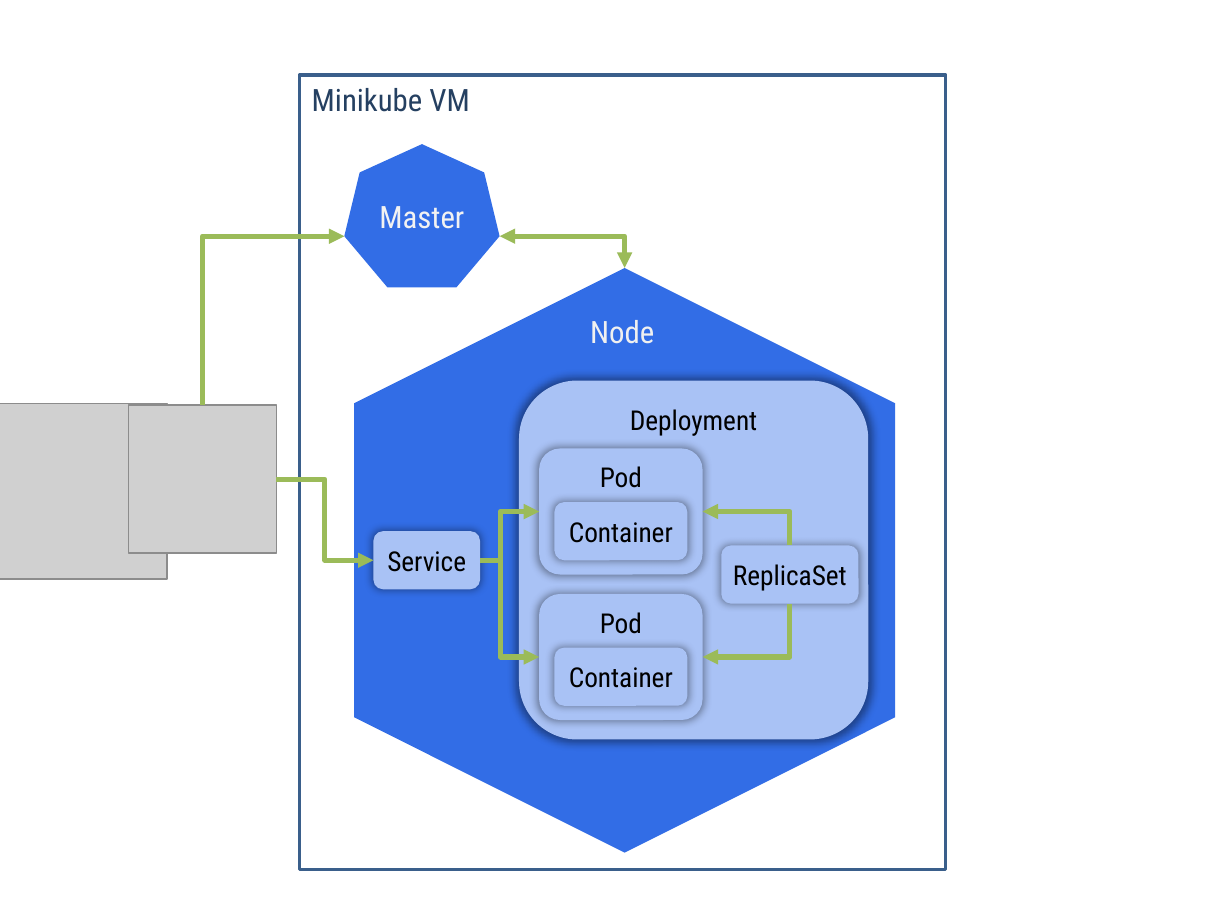
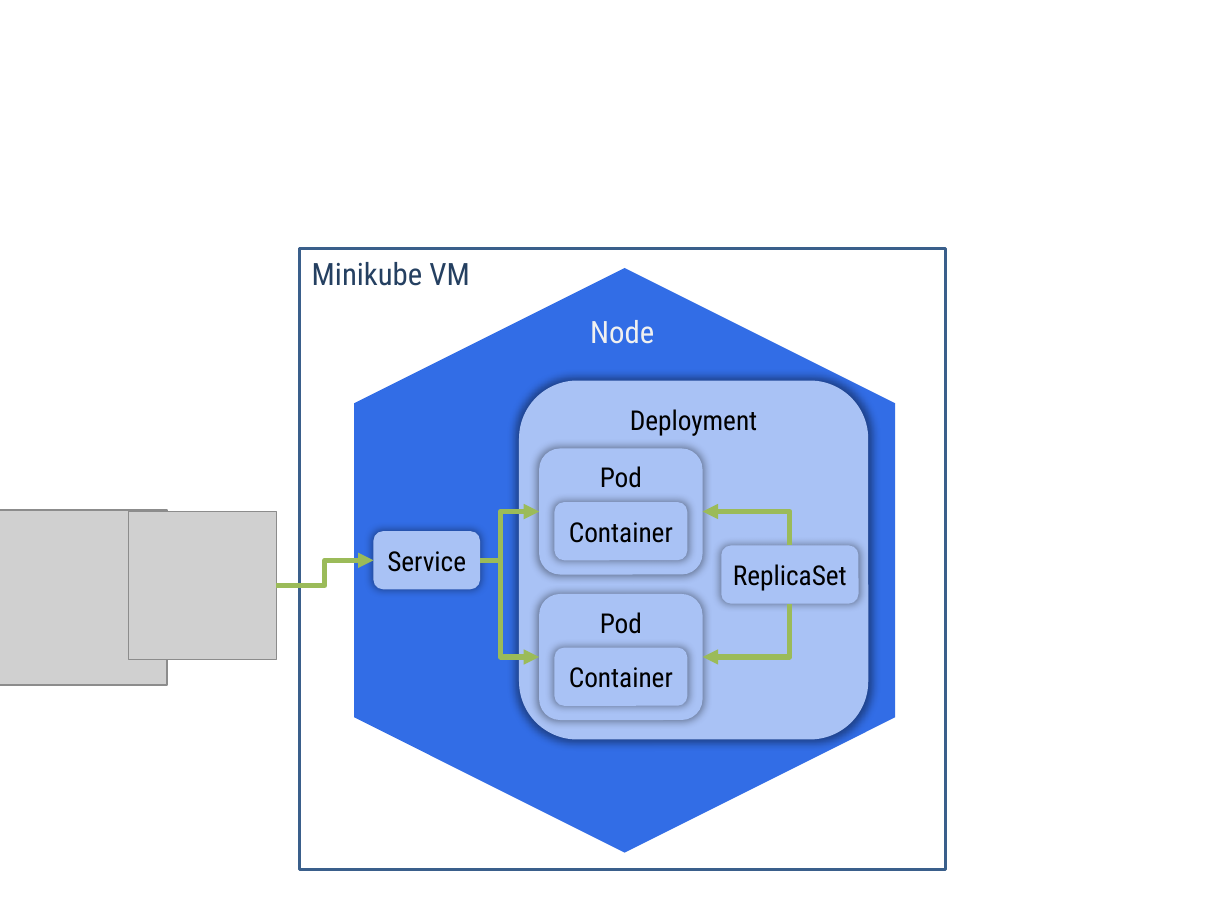
Before and after one commit to kaitoy/blog, a slide deck: slide 1 of docs/images/goslings-on-kubernetes-cont/objects.pptx. Drawn at 1232x924 pixels with LibreOffice and Linux fonts; fonts in the diff are those of the drawing; grey boxes stand for pictures. Boxes give left, top, right and bottom in pixels: in the first picture for what was removed or moved away, otherwise in the second. Text is boxed around its words. In the diff, an @@ line names an element or a change of style, - is before the commit and + after.

```diff
--- a/docs/images/goslings-on-kubernetes-cont/objects.pptx
+++ b/docs/images/goslings-on-kubernetes-cont/objects.pptx
@@ heptagon removed at <box>345,144,500,287</box> @@
-Master
@@ elbow arrow removed from (202, 405) to (345, 237) @@
@@ elbow double arrow removed from (625, 269) to (500, 237) @@
@@ rectangle "Minikube VM": place and size @@
-rectangle "Minikube VM" at <box>299,75,946,870</box>
+rectangle "Minikube VM" at <box>299,249,946,870</box>
@@ picture: place and size @@
-picture at <box>0,404,168,579</box>
+picture at <box>0,510,168,685</box>
@@ picture: place and size @@
-picture at <box>128,405,276,553</box>
+picture at <box>128,511,276,659</box>
@@ elbow arrow moved from (373, 561) - (276, 479) to (373, 561) - (276, 585) @@
```
Also in this commit, not shown: 23 other files.
